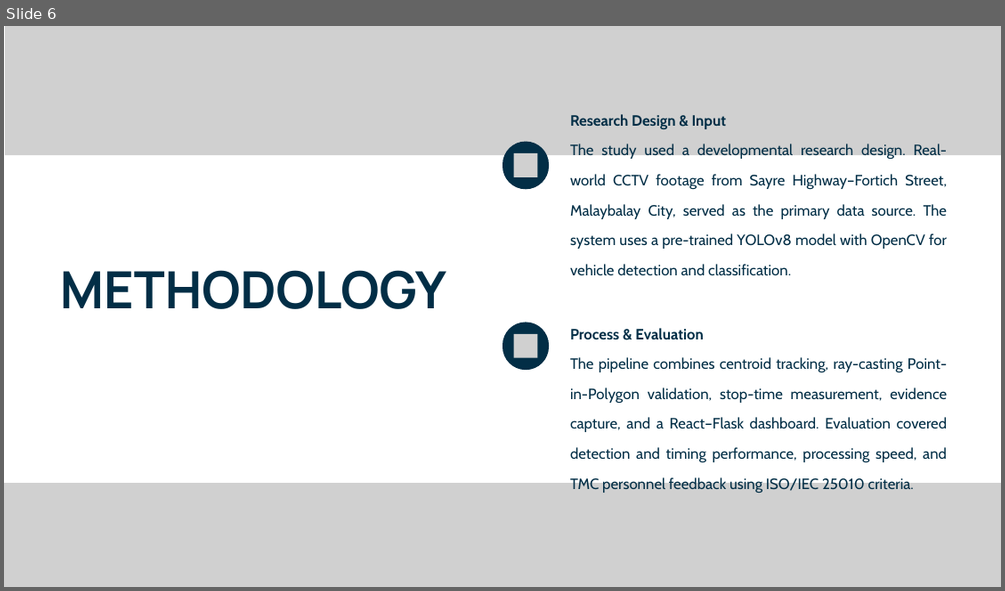
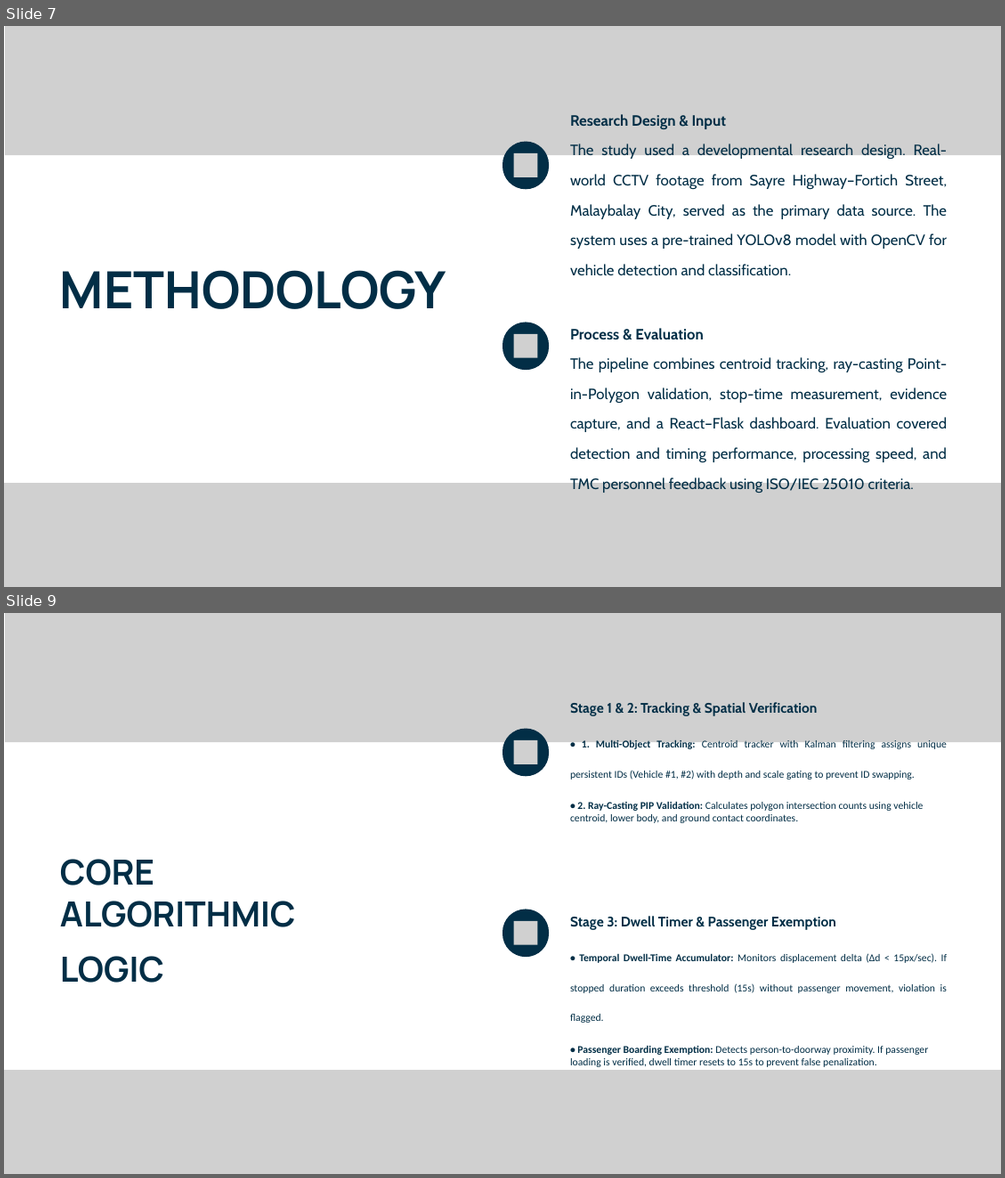
Before and after one commit to Chun-taro/AI-Powered-Yellow-Box-Zone-Violation-Monitoring-System, a slide deck: docs/Capstone3_PPT (1).pptx. Shown one above the other, each under a label of ours: slide 6 before the commit, slides 7 and 9 after it; the slides between them are not shown. The pictures are 1005x591 and 1005x1178 pixels, drawn with LibreOffice and Linux fonts; fonts in the diff are those of the drawing; grey boxes stand for pictures; background and template pictures are left out. Boxes give left, top, right and bottom in pixels: in the first picture for what was removed or moved away, otherwise in the second. Text is boxed around its words. In the diff, an @@ line names an element or a change of style, - is before the commit and + after.

Commit message:
docs: expand Capstone 3 defense presentation to 15 comprehensive slides with architecture, logic, showcase, and ISO 25010 evaluation

```diff
--- a/docs/Capstone3_PPT (1).pptx
+++ b/docs/Capstone3_PPT (1).pptx
@@ slide 9 added at (4, 613, 1001, 1174), background picture (left out) @@
@@ picture added at (5, 613, 1001, 742) @@
@@ text added at (570, 702, 947, 823), 15 pt, text #022E46 @@
+Stage 1 & 2: Tracking & Spatial Verification
+• 1. Multi-Object Tracking: Centroid tracker with Kalman filtering assigns unique persistent IDs (Vehicle #1, #2) with depth and scale gating to prevent ID swapping.
+• 2. Ray-Casting PIP Validation: Calculates polygon intersection counts using vehicle centroid, lower body, and ground contact coordinates.
@@ freeform shape added at (502, 728, 549, 776), fill #022E46 @@
@@ picture added at (513, 740, 537, 764) @@
@@ text added at (60, 859, 296, 982), 50 pt, text #022E46, bold @@
+CORE
+ALGORITHMIC
+LOGIC
@@ freeform shape added at (502, 909, 549, 957), fill #022E46 @@
@@ picture added at (513, 921, 537, 945) @@
@@ text added at (570, 916, 947, 1067), 15 pt, text #022E46 @@
+Stage 3: Dwell Timer & Passenger Exemption
+• Temporal Dwell-Time Accumulator: Monitors displacement delta (Δd < 15px/sec). If stopped duration exceeds threshold (15s) without passenger movement, violation is flagged.
+• Passenger Boarding Exemption: Detects person-to-doorway proximity. If passenger loading is verified, dwell timer resets to 15s to prevent false penalization.
@@ picture added at (4, 1070, 1001, 1174) @@
@@ what was slide 6 is now slide 7 @@
```
Also in this commit, not shown: 4 other slides added, 1 other file.
